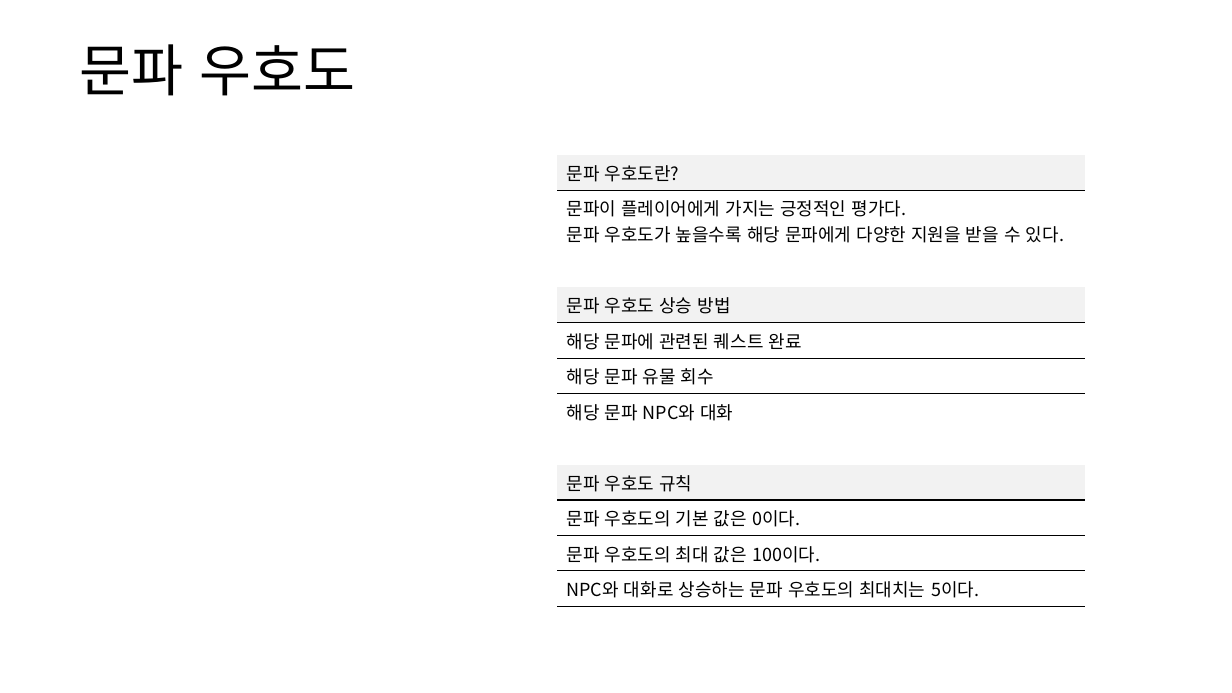
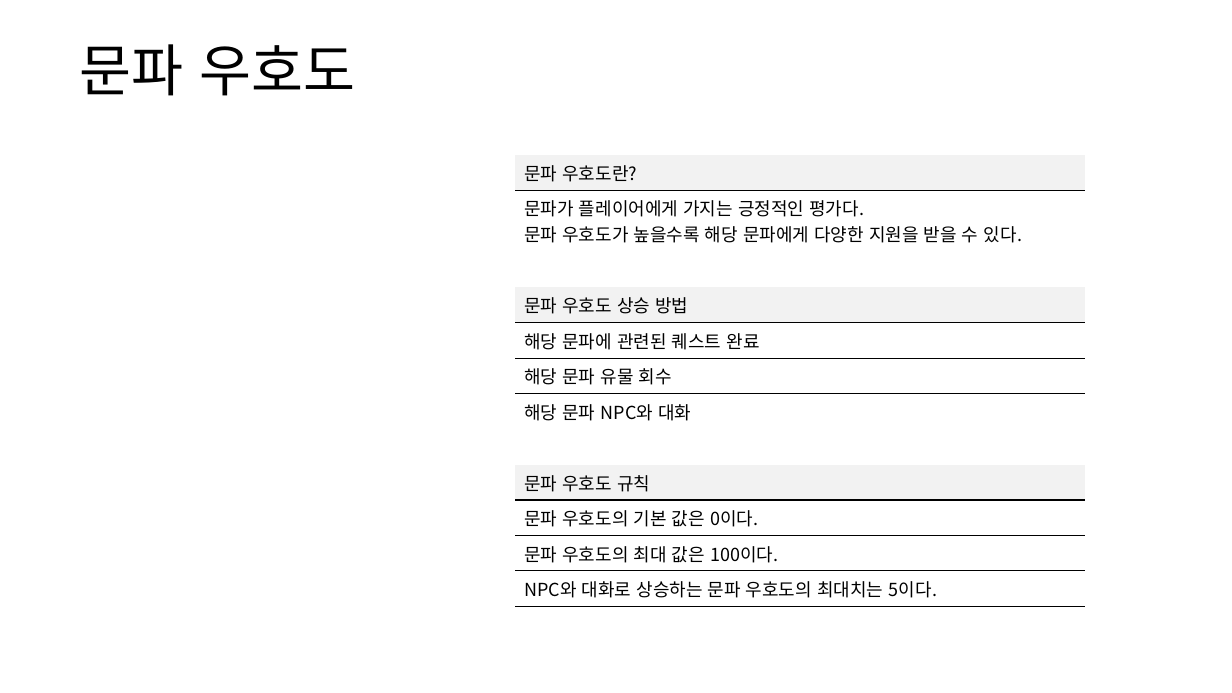
Before and after one commit to yjk0401/unityenginebasic_9th, a slide deck: slide 6 of 기획/방랑엽사전/문파 시스템 기획서.pptx. Drawn at 1232x693 pixels with LibreOffice and Linux fonts; fonts in the diff are those of the drawing. Boxes give left, top, right and bottom in pixels: in the first picture for what was removed or moved away, otherwise in the second. Text is boxed around its words. In the diff, an @@ line names an element or a change of style, - is before the commit and + after.

```diff
--- a/기획/방랑엽사전/문파 시스템 기획서.pptx
+++ b/기획/방랑엽사전/문파 시스템 기획서.pptx
@@ table at (515,154,1085,602) @@
-row 2, column 1: 문파이 플레이어에게 가지는 긍정적인 평가다. / 문파 우호도가 높을수록 해당 문파에게 다양한 지원을 받을 수 있다.
+row 2, column 1: 문파가 플레이어에게 가지는 긍정적인 평가다. / 문파 우호도가 높을수록 해당 문파에게 다양한 지원을 받을 수 있다.
@@ table: place and size @@
-table at (557,154,1085,602)
+table at (515,154,1085,602)
```
Also in this commit, not shown: 1 other slide changed, 2 other files.
